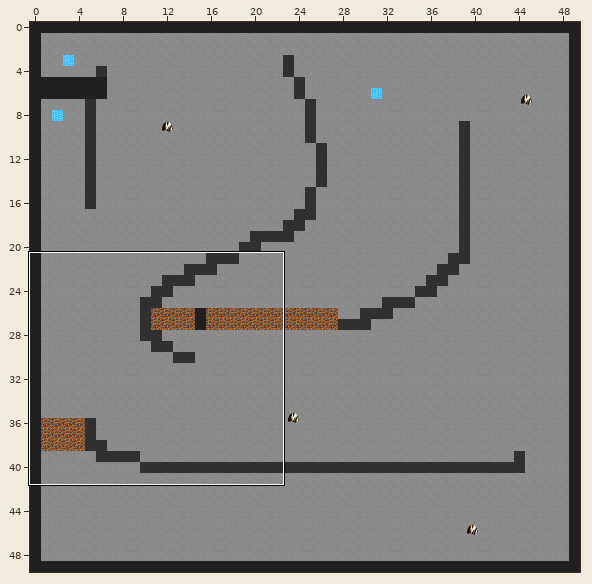
Two states of a Tiled map, maps/dm1.tmx. The first picture is a wide view before the edit; the outline marks the close-up.
Close-up. Before the commit:
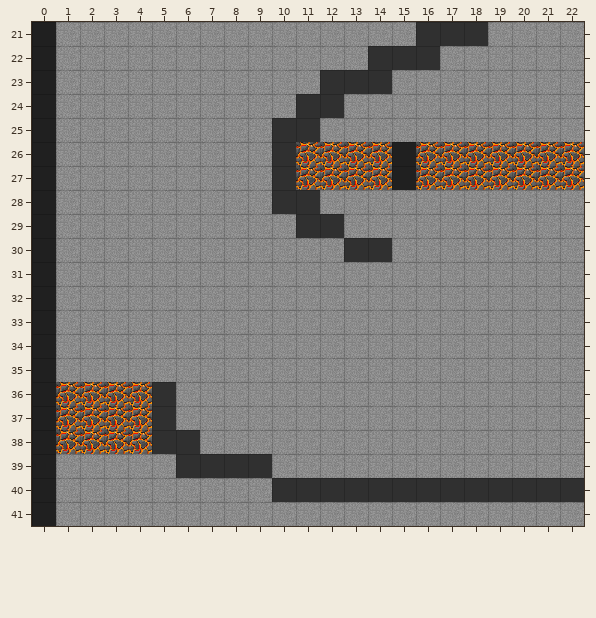
Cells are 32x32 px. Shown: x 0..22, y 21..41. The commit also changed other parts of the map, which this record leaves out.
Once edited:
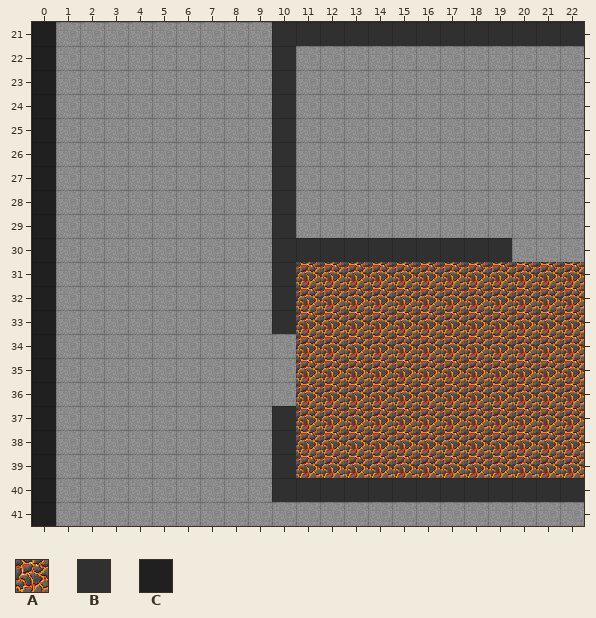
Key: from "tileset": A 0, B 1, C 2.
_ is an empty cell, . an unchanged one.
Edits made:
--- layer "walls"
@@ x 10..22 @@
-21 ______...____
-22 _...BBB......
-23 _.BBB........
-24 _BB..........
-25 .B...........
-26 .....C.......
-27 .....C.......
-28 .B...........
-29 _BB..........
-30 ___.._____...
-31 _............
-32 _............
-33 _............
+21 BBBBBB...BBBB
+22 B...___......
+23 B.___........
+24 B__..........
+25 ._...........
+26 ....._.......
+27 ....._.......
+28 ._...........
+29 B__..........
+30 BBB..BBBBB...
+31 B............
+32 B............
+33 B............
@@ x 5..10 @@
-36 B.....
-37 B...._
-38 BB..._
-39 .BBBB_
+36 _.....
+37 _....B
+38 __...B
+39 .____B
--- layer "lava"
@@ x 11..22 @@
-26 AAAA.AAAAAAA
-27 AAAA.AAAAAAA
+26 ____._______
+27 ____._______
@@ x 1..22 @@
-31 ..........____________
-32 ..........____________
-33 ..........____________
-34 ..........____________
-35 ..........____________
-36 AAAA......____________
-37 AAAA......____________
-38 AAAA......____________
-39 ..........____________
+31 ..........AAAAAAAAAAAA
+32 ..........AAAAAAAAAAAA
+33 ..........AAAAAAAAAAAA
+34 ..........AAAAAAAAAAAA
+35 ..........AAAAAAAAAAAA
+36 ____......AAAAAAAAAAAA
+37 ____......AAAAAAAAAAAA
+38 ____......AAAAAAAAAAAA
+39 ..........AAAAAAAAAAAA
Boxes around the changes in both close-ups, in picture pixels (x1, y1, x2, y2):
changed: (56, 22, 584, 478)
